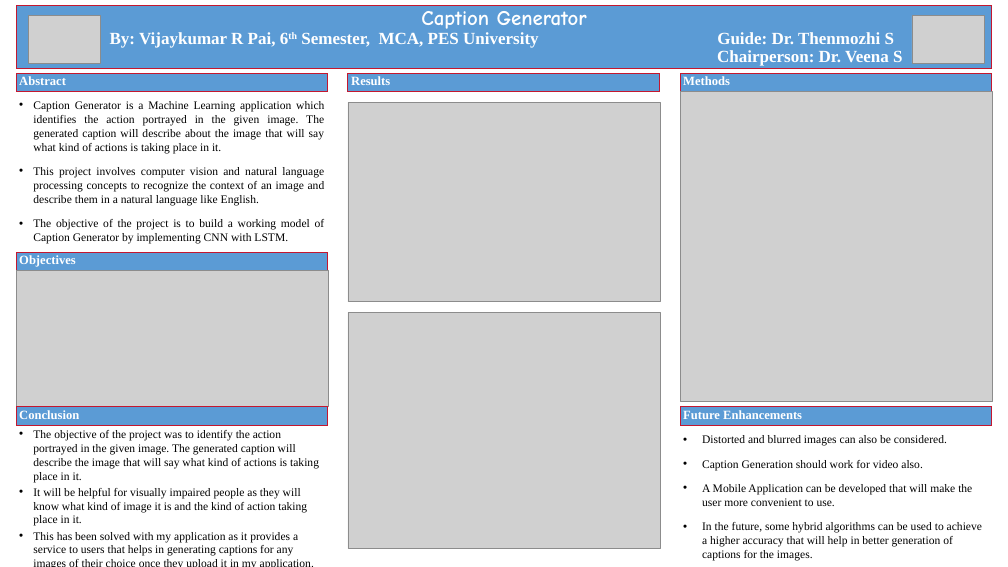
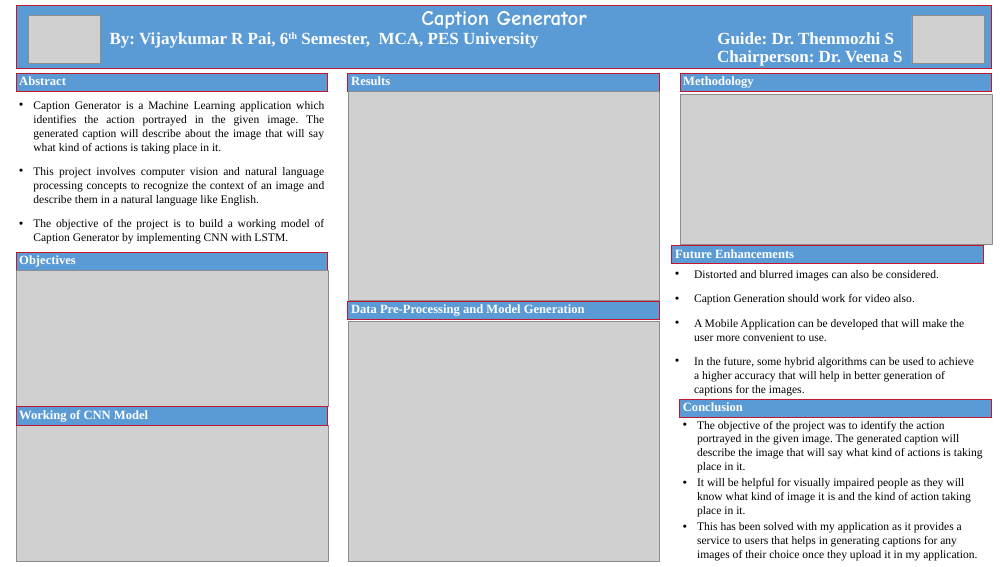
Before and after one commit to vijaykumarrpai/mca-code, a slide deck: slide 1 of 6th Sem/Poster.pptx. Drawn at 1008x567 pixels with LibreOffice and Linux fonts; fonts in the diff are those of the drawing; grey boxes stand for pictures; background and template pictures are left out. Boxes give left, top, right and bottom in pixels: in the first picture for what was removed or moved away, otherwise in the second. Text is boxed around its words. In the diff, an @@ line names an element or a change of style, - is before the commit and + after.

Commit message:
Made changes in ppt and project report

```diff
--- a/6th Sem/Poster.pptx
+++ b/6th Sem/Poster.pptx
@@ text at [683, 76, 754, 88]: text changed @@
-Methods
+Methodology
@@ picture: place and size @@
-picture at [348, 312, 660, 549]
+picture at [348, 92, 659, 301]
@@ picture removed at [348, 102, 660, 302] @@
@@ picture added at [680, 95, 992, 244] @@
@@ text "Distorted and blurred images can ...": place and size @@
-text "Distorted and blurred images can ..." at [702, 435, 982, 561]
+text "Distorted and blurred images can ..." at [694, 270, 974, 396]
@@ text "Future Enhancements": place and size @@
-text "Future Enhancements" at [680, 407, 992, 425]
+text "Future Enhancements" at [672, 246, 985, 264]
@@ text added at [348, 302, 660, 320], fill #5B9BD5, outline #C4172F 0.75 pt, 12 pt, text #FFFFFF, bold @@
+Data Pre-Processing and Model Generation
@@ picture: place and size @@
-picture at [681, 92, 992, 402]
+picture at [349, 321, 660, 562]
@@ text added at [16, 407, 328, 425], fill #5B9BD5, outline #C4172F 0.75 pt, 12 pt, text #FFFFFF, bold @@
+Working of CNN Model
@@ text "Conclusion": place and size @@
-text "Conclusion" at [16, 407, 328, 425]
+text "Conclusion" at [680, 399, 992, 417]
@@ text "The objective of the project ..." rewrapped from [33, 430, 319, 556] to [697, 421, 983, 561] @@
@@ picture added at [16, 425, 328, 562] @@
```
Also in this commit, not shown: 8 other files.
